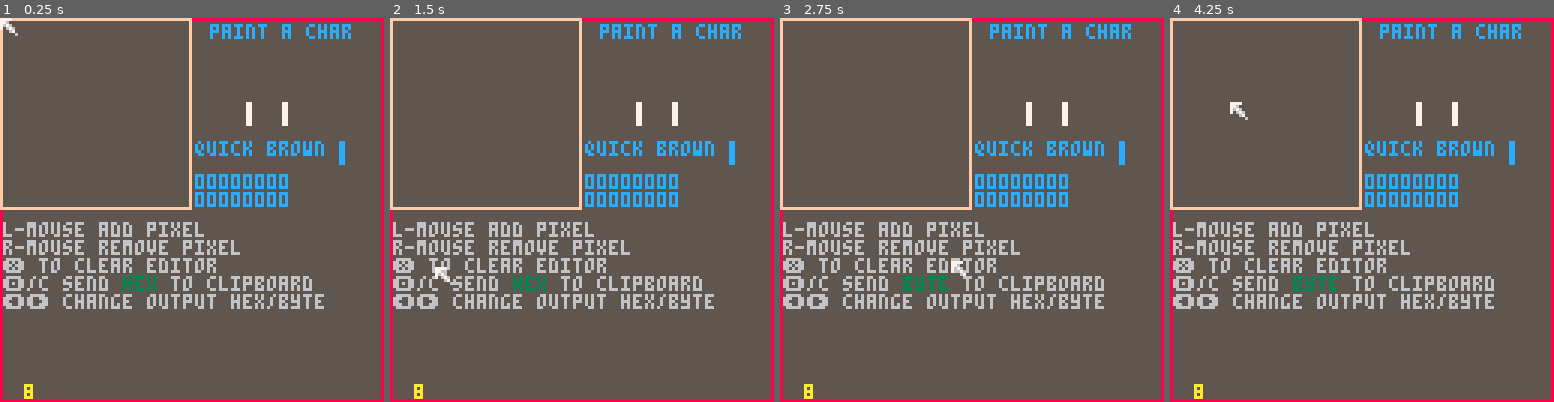
Above: before the commit, frames 1-4 (left to right).
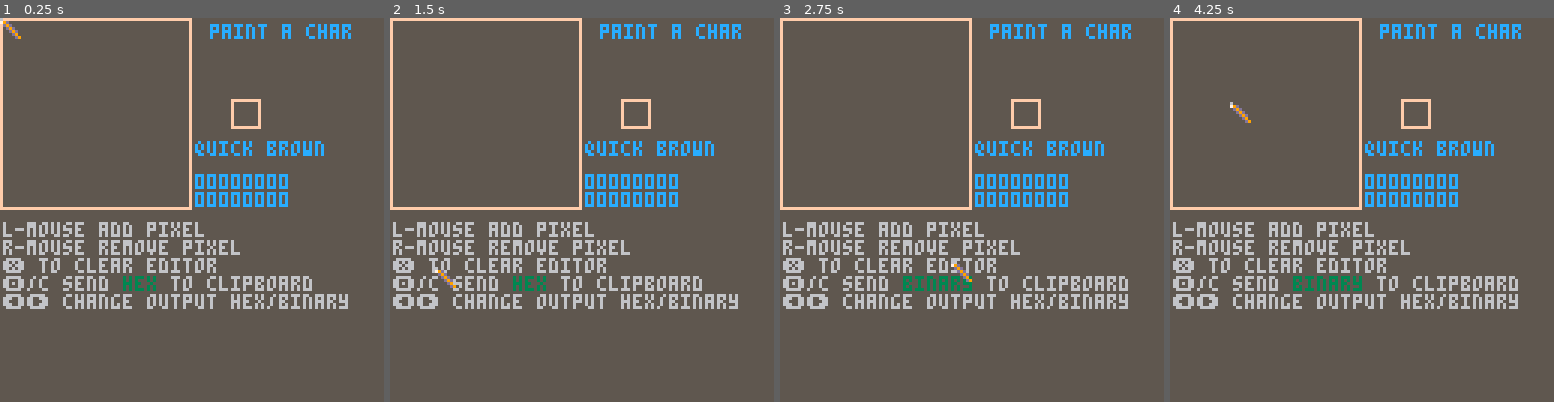
Above: after the commit, the same moments.

Repository: brettski/pico-8
Game: PICO-8 cartridge paintachar.p8
Same seed, same stepped clock (60 frames per second), same inputs: the game is played once before the commit and once after it.
Inputs (mouse positions are in pixels of both pictures, inside the frame that each line leads up to):
- Up to frame 1 (0.25 s): no input
- Up to frame 2 (1.5 s): tap X (X key) at 0.33, 1.07 s; click (670, 121) at 0.67 s; tap O (Z key) at 0.7 s; click (436, 267) at 1.22 s
- Up to frame 3 (2.75 s): hold Right 1.6-2.1 s; tap O (Z key) at 1.7, 2.1, 2.5 s; click (887, 114) at 1.77 s; tap X (X key) at 1.85 s; hold Up 2.15-2.42 s; click (952, 259) at 2.32 s; hold Right from 2.47 s (still down)
- Up to frame 4 (4.25 s): click (1404, 106) at 2.87 s; tap O (Z key) every 0.4 s from 2.9 to 4.1 s; tap X (X key) at 2.97, 4.08 s; release Right at 3.03 s; hold Left 3.08-3.58 s; click (1465, 256) at 3.42 s; hold Down 3.63-3.97 s; click (1231, 102) at 3.97 s; hold Right from 4.02 s (still down)

The runs differ from the first frame. In frame 1, 3.3% of the frame differs, in the area x 0-100%, y 0-100%; in frame 2, 3.3%; in frame 3, 4.1%; in frame 4, 4.2%.

Commit message:
paintachar v1

Diff:
--- a/paintachar.p8
+++ b/paintachar.p8
@@ -3,6 +3,7 @@
 __lua__
 --paint a char
 --by brettski
+--v1.0
 
 function _init()
  poke(0x5f2d, 1) --mouse
@@ -18,10 +19,10 @@
 function _draw()
  cls(5)
  map()
- rect(0,0,127,127,8)--debug
+ --rect(0,0,127,127,8)--debug
  drw_editor()
  drw_output()
- spr(2,msx,msy) --pointer
+ spr(3,msx,msy) --pointer
 end
 -->8
 --setup
@@ -63,7 +64,7 @@
 	if btnp(⬅️) then
 	 outtype="hex"
 	elseif btnp(➡️) then
-	 outtype="byte"
+	 outtype="binary"
 	elseif btnp(⬆️) then
 
 	elseif btnp(⬇️) then
@@ -89,10 +90,11 @@
  local bmout=""
  bmout="\^."..bchar
  local tstr="quick brown"..bmout
+ rect(77,27,86,36,15)
  print(bmout,78,28,7)
  print(bmout,90,28,7)
 	print(tstr,65,41,oc)
-	print(#pchar,8,122,10)
+	--print(#pchar,8,122,10)
 	print("ox",65+#tstr*4,41,10)
 	print(sub(hchar,1,8),65,52,12)
 	print(sub(hchar,9,16))
@@ -105,14 +107,9 @@
 
  inst=inst.."🅾️/c send "
  inst=inst.."\f"..ihc..""..outtype.."\f"..icx.." to clipboard\n"
- inst=inst.."⬅️➡️ change output hex/byte"
+ inst=inst.."⬅️➡️ change output hex/binary"
 
  print(inst,1,68,ic)
- --print("l-mouse add pixel",1,68,6)
- --print("r-mouse remove pixel")
- --print("❎ to clear editor")
- --print("🅾️/c send \f3"..outtype.."\^c to clipboard")
- --print("⬅️➡️ change output hex/byte")
 end
 -->8
 --utils
@@ -133,7 +130,7 @@
   for x=0,7 do
    row+=mget(x,y)*(2^x)
   end
-  bm..=trny(row==0,0,chr(row))
+  bm..=chr(row)
   hm..=tohex(row)
   row=0
  end
@@ -170,16 +167,141 @@
  end
 end
 
-function trny(c,t,f)
- if (c) return t
- return f
-end
-…(9 lines of a section not shown)…
+…(138 lines of a section not shown)…
Not shown, changed: 136 lines of the sprite sheet (__gfx__) section of paintachar.p8
Not shown, changed: the thumbnail (__label__) section of paintachar.p8
